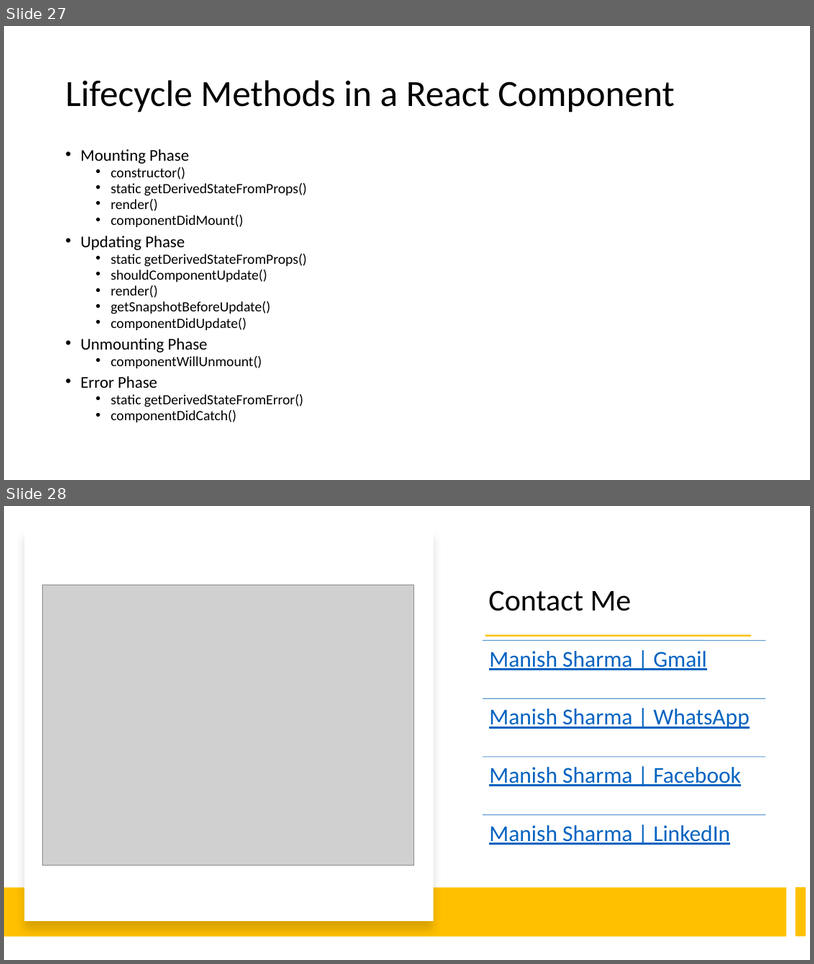
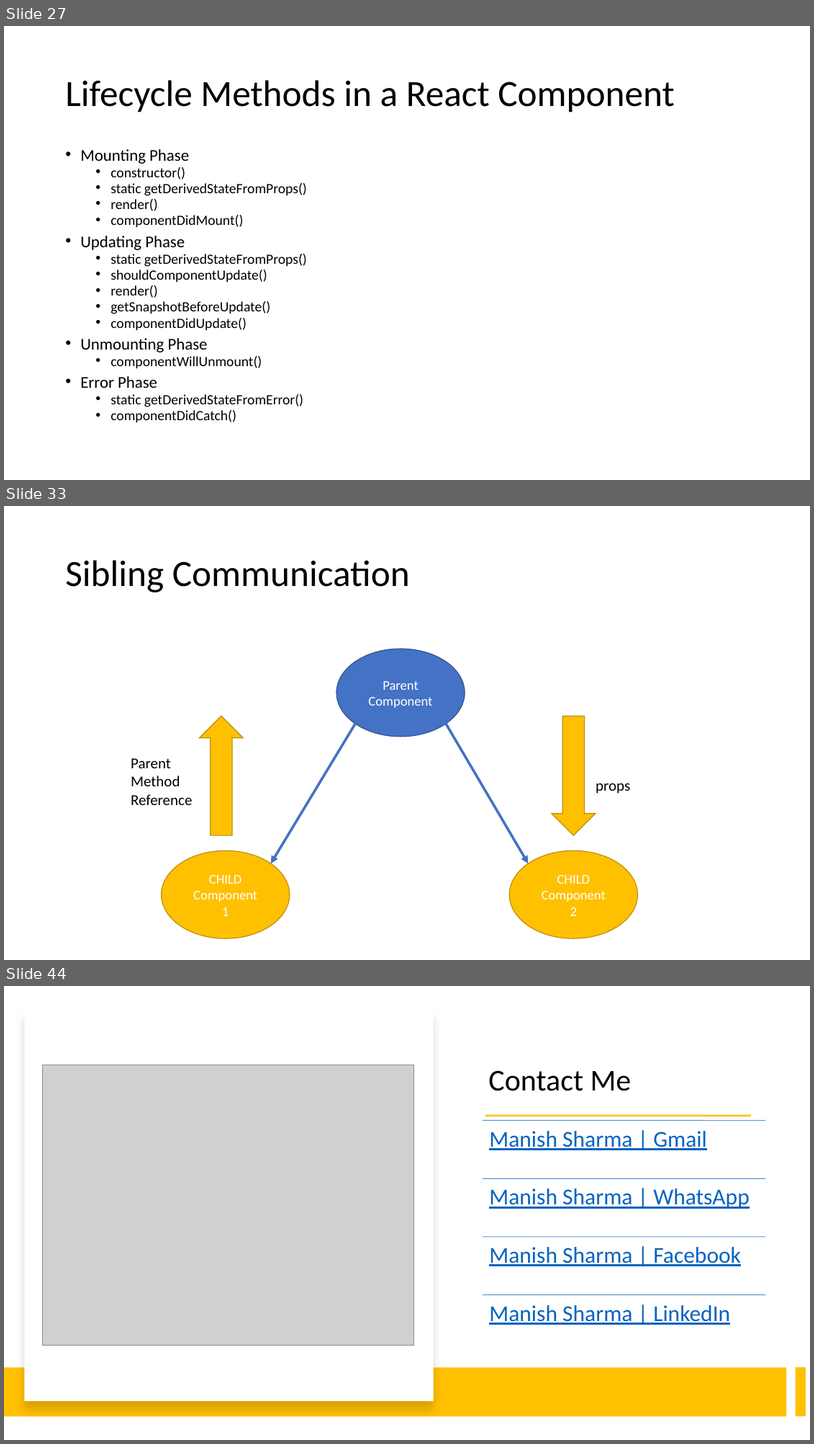
Before and after one commit to manishvbn/ReactJS_WE_Jun22, a slide deck: Notes/React.pptx. Shown one above the other, each under a label of ours: slides 27 and 28 before the commit, slides 27, 33 and 44 after it; the slides between them are not shown. The pictures are 814x964 and 814x1444 pixels, drawn with LibreOffice and Linux fonts; fonts in the diff are those of the drawing; grey boxes stand for pictures. Boxes give left, top, right and bottom in pixels: in the first picture for what was removed or moved away, otherwise in the second. Text is boxed around its words. In the diff, an @@ line names an element or a change of style, - is before the commit and + after.

```diff
--- a/Notes/React.pptx
+++ b/Notes/React.pptx
@@ slide 33 added at [4,506,810,960], background #FFFFFF @@
@@ title added at [65,560,410,592], 44 pt, text #000000 @@
+Sibling Communication
@@ ellipse added at [337,649,465,736], fill #4472C4, outline #325491 1 pt, 16 pt, text #FFFFFF @@
+Parent Component
@@ right arrow added at [200,716,243,835], fill #FFC000, outline #BD8E00 1 pt @@
@@ right arrow added at [552,716,595,835], fill #FFC000, outline #BD8E00 1 pt @@
@@ arrow added from (355, 723) to (271, 864), #4472C4 3 pt @@
@@ arrow added from (446, 723) to (528, 864), #4472C4 3 pt @@
@@ text added at [131,758,192,805], 18 pt, text #000000 @@
+Parent
+Method
+Reference
@@ text added at [596,782,630,793], 18 pt, text #000000 @@
+props
@@ ellipse added at [161,850,290,938], fill #FFC000, outline #BD8E00 1 pt, 16 pt, text #FFFFFF @@
+CHILD Component
+1
@@ ellipse added at [509,850,638,938], fill #FFC000, outline #BD8E00 1 pt, 16 pt, text #FFFFFF @@
+CHILD Component
+2
@@ what was slide 28 is now slide 44 @@
```
Also in this commit, not shown: 15 other slides added.
